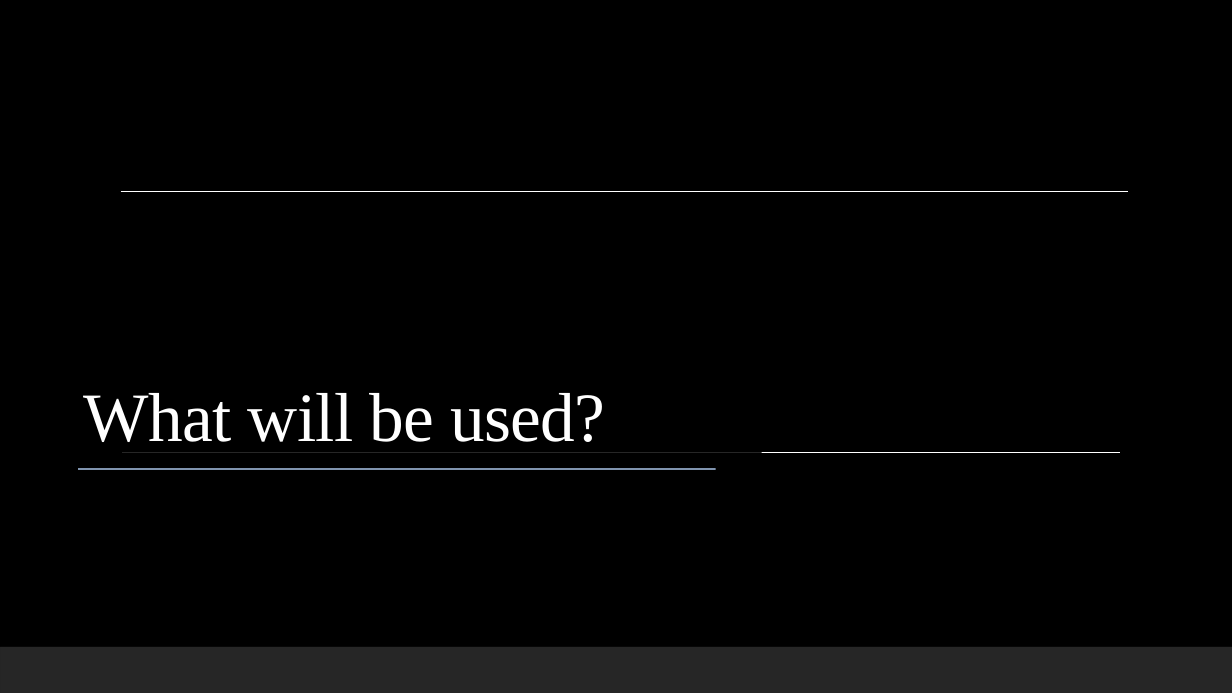
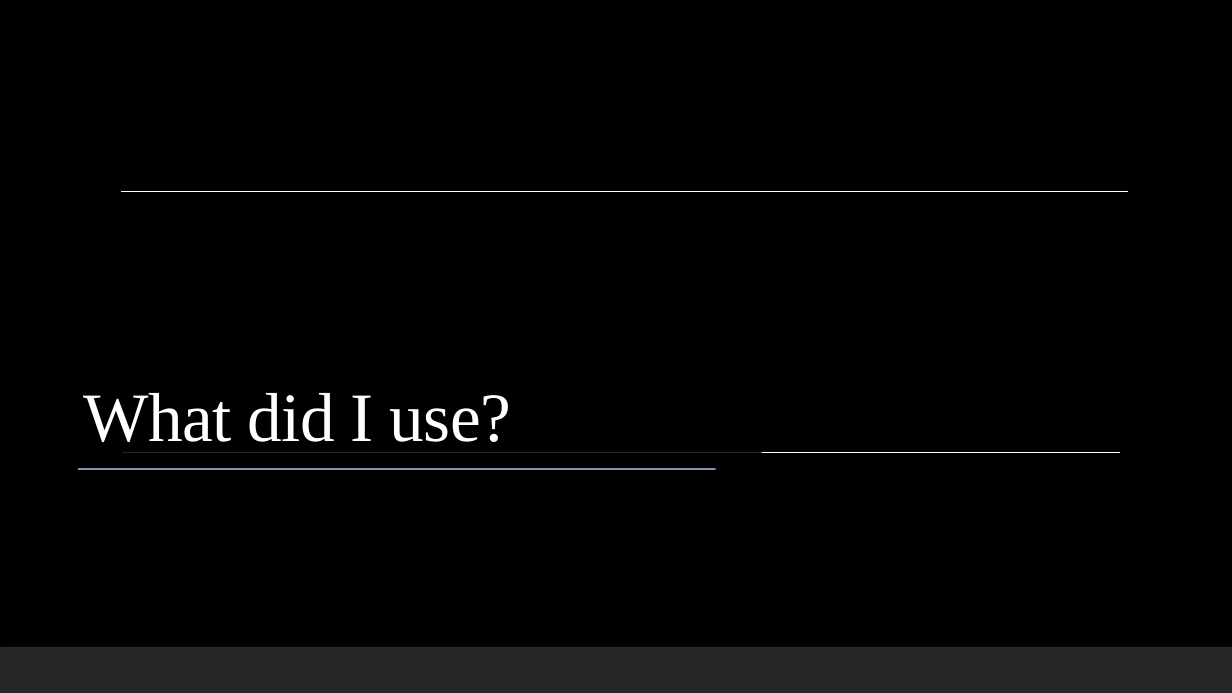
Before and after one commit to igscl/igscl.github.io, a slide deck: slide 6 of docs/portfolio.pptx (slide 5 before the commit). Drawn at 1232x693 pixels with LibreOffice and Linux fonts; fonts in the diff are those of the drawing; background and template pictures are left out. Boxes give left, top, right and bottom in pixels: in the first picture for what was removed or moved away, otherwise in the second. Text is boxed around its words. In the diff, an @@ line names an element or a change of style, - is before the commit and + after.

```diff
--- a/docs/portfolio.pptx
+++ b/docs/portfolio.pptx
@@ text at (x1=84, y1=393, x2=511, y2=442): text changed @@
-What will be used?
+What did I use?
```
Also in this commit, not shown: 1 other slide changed, 2 slides added, 12 other files.
